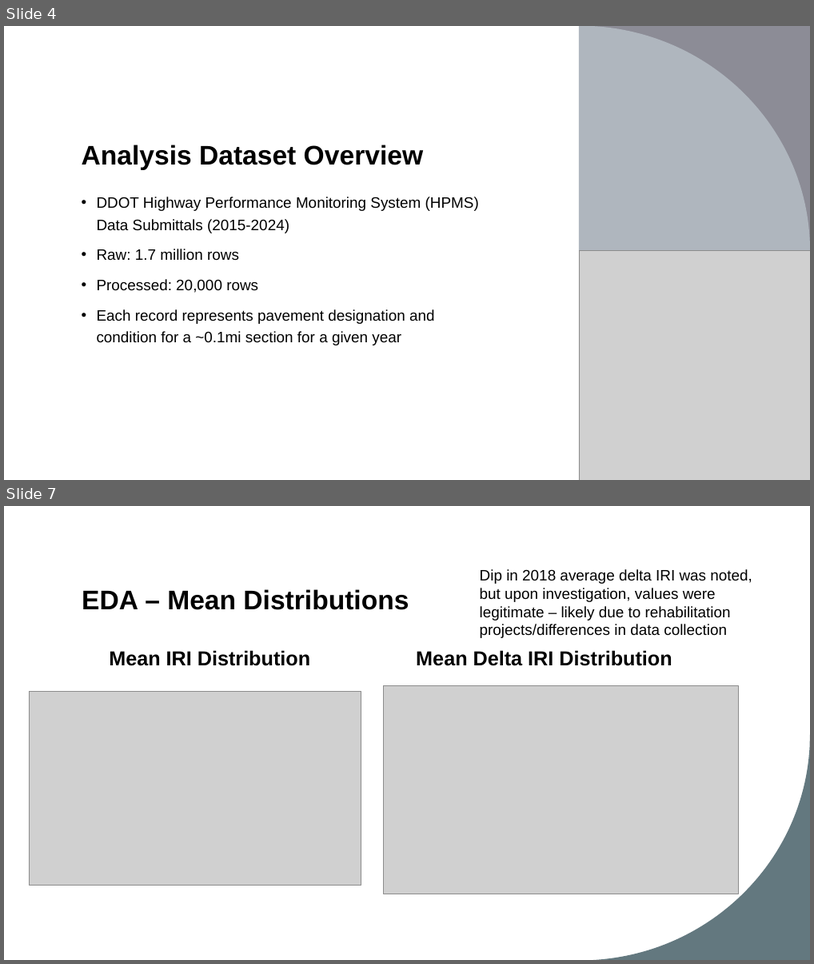
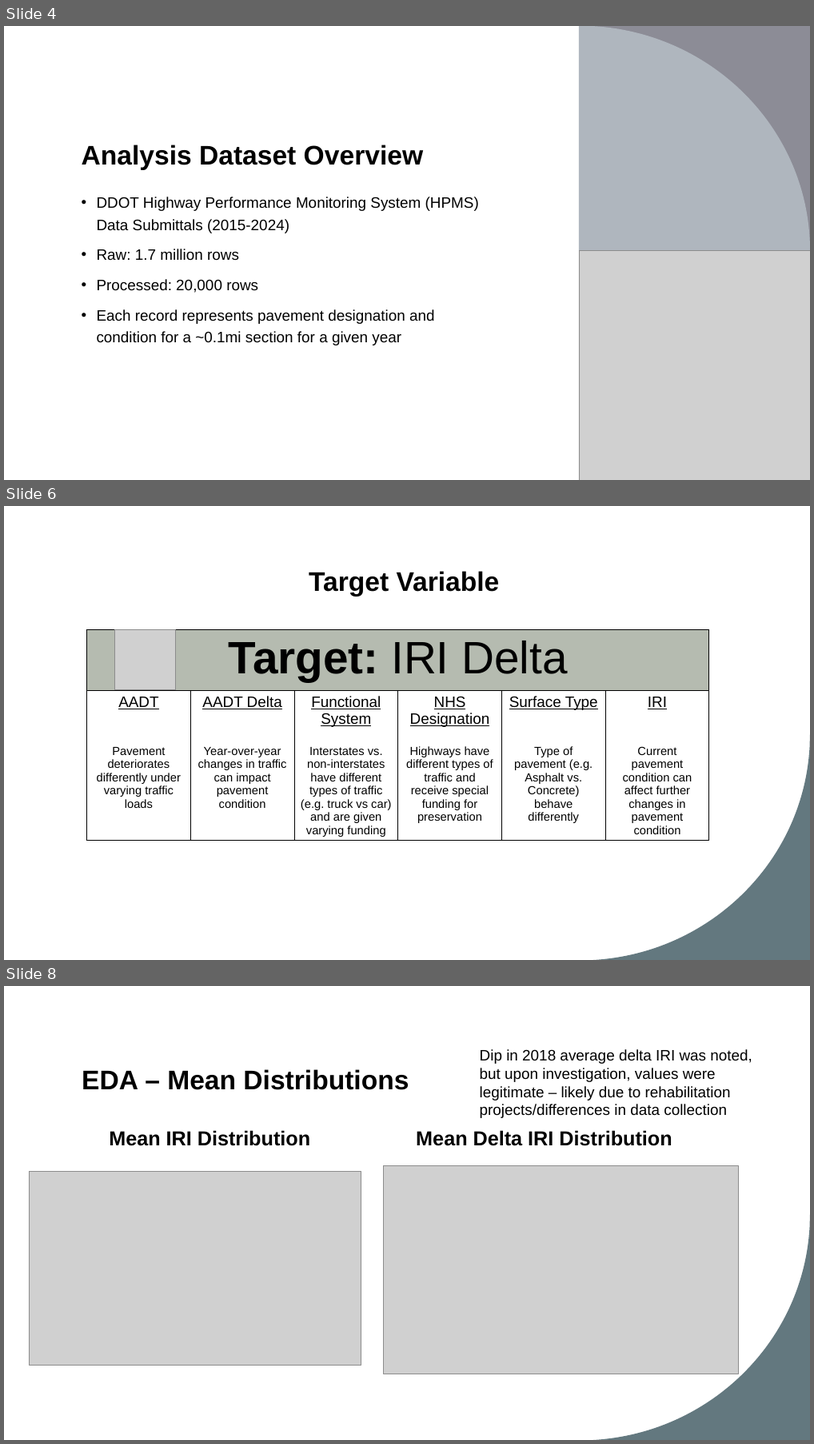
Before and after one commit to ConnorBruce/UMBC-DATA606-Capstone, a slide deck: docs/DS_Capstone_Final_Presentation_Connor_Bruce.pptx. Shown one above the other, each under a label of ours: slides 4 and 7 before the commit, slides 4, 6 and 8 after it; the slides between them are not shown. The pictures are 814x964 and 814x1444 pixels, drawn with LibreOffice and Linux fonts; fonts in the diff are those of the drawing; grey boxes stand for pictures. Boxes give left, top, right and bottom in pixels: in the first picture for what was removed or moved away, otherwise in the second. Text is boxed around its words. In the diff, an @@ line names an element or a change of style, - is before the commit and + after.

```diff
--- a/docs/DS_Capstone_Final_Presentation_Connor_Bruce.pptx
+++ b/docs/DS_Capstone_Final_Presentation_Connor_Bruce.pptx
@@ slide 6 added at (4, 506, 810, 960), background #FFFFFF; not listed: 1 template element that a slide beside it also shows @@
@@ title added at (309, 571, 500, 596), 32 pt, text #000000, bold @@
+Target Variable
@@ table added at (87, 629, 711, 850), 2 rows, 6 columns @@
+Target: IRI Delta |  |  |  |  | 
+AADT / Pavement deteriorates differently under varying traffic loads | AADT Delta / Year-over-year changes in traffic can impact pavement condition | Functional / System / Interstates vs. non-interstates have different types of traffic (e.g. truck vs car) and are given varying funding | NHS Designation / Highways have different types of traffic and receive special funding for preservation | Surface Type / Type of pavement (e.g. Asphalt vs. Concrete) behave differently | IRI / Current pavement condition can affect further changes in pavement condition
@@ picture added at (114, 629, 175, 690) @@
@@ what was slide 7 is now slide 8 @@
```
Also in this commit, not shown: 2 slides changed, 11 other slides added, 5 other files.
